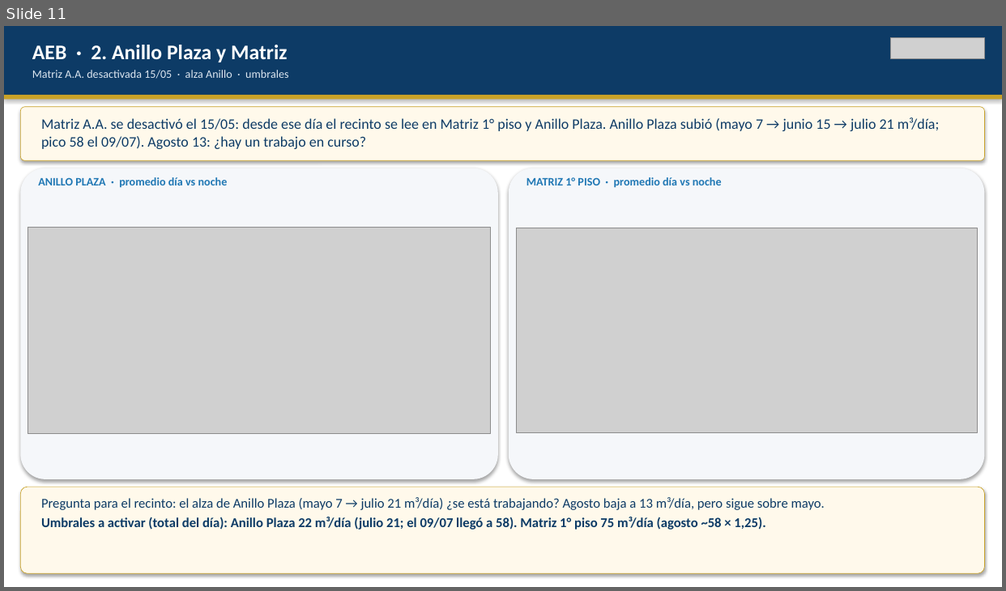
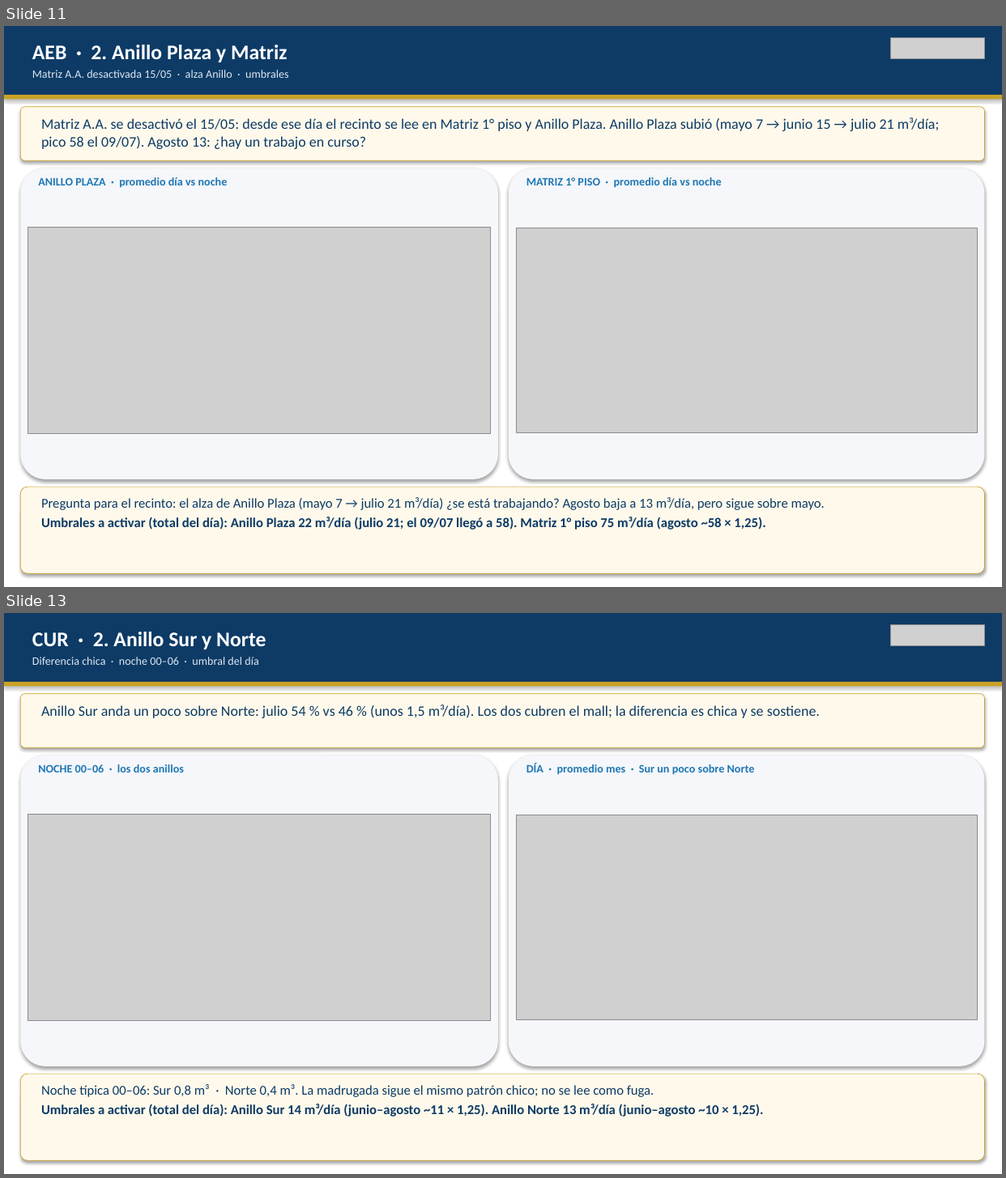
Before and after one commit to anibaloperacionesWes/wes-scripts, a slide deck: reports/Parque_Arauco/TMP_7MALLS/entrega_diego_anibal/Recorrido_ejecutivo_PA_MAE_20260817.pptx. Shown one above the other, each under a label of ours: slide 11 before the commit, slides 11 and 13 after it; the slides between them are not shown. The pictures are 1006x591 and 1006x1178 pixels, drawn with LibreOffice and Linux fonts; fonts in the diff are those of the drawing; grey boxes stand for pictures. Boxes give left, top, right and bottom in pixels: in the first picture for what was removed or moved away, otherwise in the second. Text is boxed around its words. In the diff, an @@ line names an element or a change of style, - is before the commit and + after.

```diff
--- a/reports/Parque_Arauco/TMP_7MALLS/entrega_diego_anibal/Recorrido_ejecutivo_PA_MAE_20260817.pptx
+++ b/reports/Parque_Arauco/TMP_7MALLS/entrega_diego_anibal/Recorrido_ejecutivo_PA_MAE_20260817.pptx
@@ slide 13 added at (4, 613, 1002, 1174), background #FFFFFF @@
@@ rectangle added at (4, 613, 1002, 682), fill #0D3B66 @@
@@ text added at (32, 632, 266, 649), 20 pt, text #FFFFFF, bold @@
+CUR · 2. Anillo Sur y Norte
@@ picture added at (891, 625, 985, 646) @@
@@ text added at (32, 657, 258, 665), 11 pt, text #DCE6F0 @@
+Diferencia chica · noche 00–06 · umbral del día
@@ rectangle added at (4, 682, 1002, 687), fill #C9A227 @@
@@ rounded rectangle added at (20, 694, 985, 747), fill #FFF9EB, outline #C9A227 0.5 pt @@
@@ text added at (41, 705, 820, 718), 14 pt, text #0D3B66 @@
+Anillo Sur anda un poco sobre Norte: julio 54 % vs 46 % (unos 1,5 m³/día). Los dos cubren el mall; la diferencia es chica y se sostiene.
@@ rounded rectangle added at (20, 756, 498, 1067), fill #F5F7FA @@
@@ rounded rectangle added at (509, 756, 985, 1067), fill #F5F7FA @@
@@ text added at (38, 764, 184, 773), 11 pt, text #1F77B4, bold @@
+NOCHE 00–06 · los dos anillos
@@ text added at (526, 763, 755, 775), 11 pt, text #1F77B4, bold @@
+DÍA · promedio mes · Sur un poco sobre Norte
@@ picture added at (28, 815, 491, 1020) @@
@@ picture added at (516, 815, 978, 1021) @@
@@ rounded rectangle added at (20, 1074, 985, 1161), fill #FFF9EB, outline #C9A227 0.5 pt @@
@@ text added at (41, 1084, 763, 1117), 13 pt, text #0D3B66, bold @@
+Noche típica 00–06: Sur 0,8 m³ · Norte 0,4 m³. La madrugada sigue el mismo patrón chico; no se lee como fuga.
+Umbrales a activar (total del día): Anillo Sur 14 m³/día (junio–agosto ~11 × 1,25). Anillo Norte 13 m³/día (junio–agosto ~10 × 1,25).
```
Also in this commit, not shown: 4 slides changed, 3 other files.
